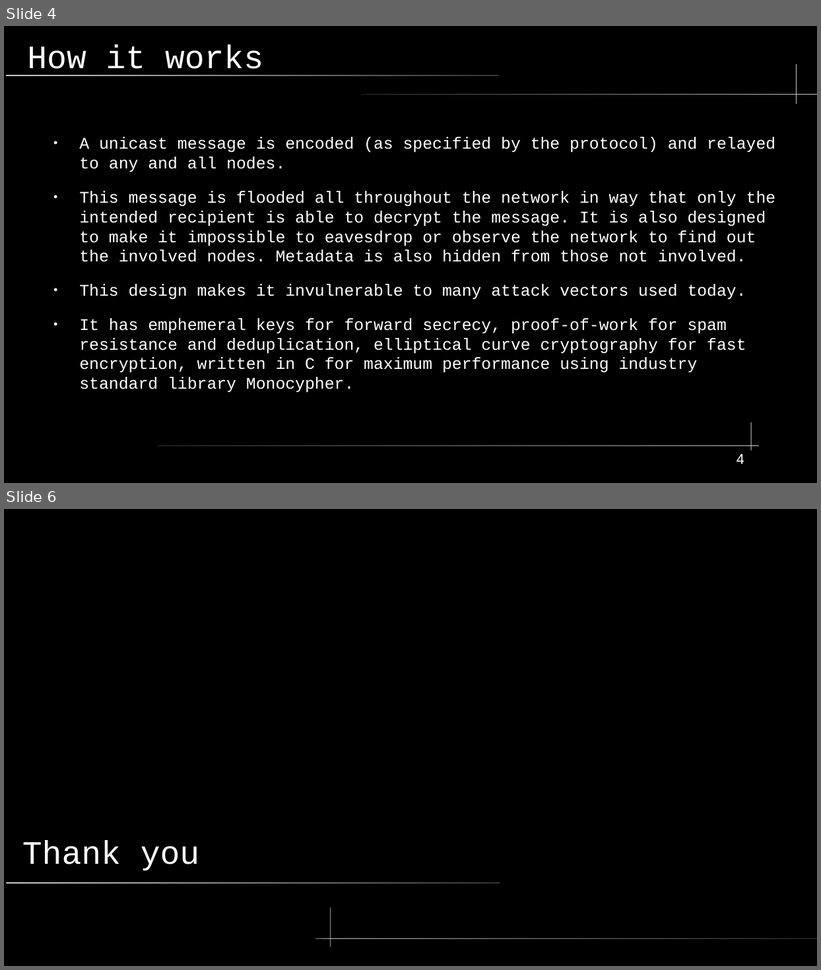
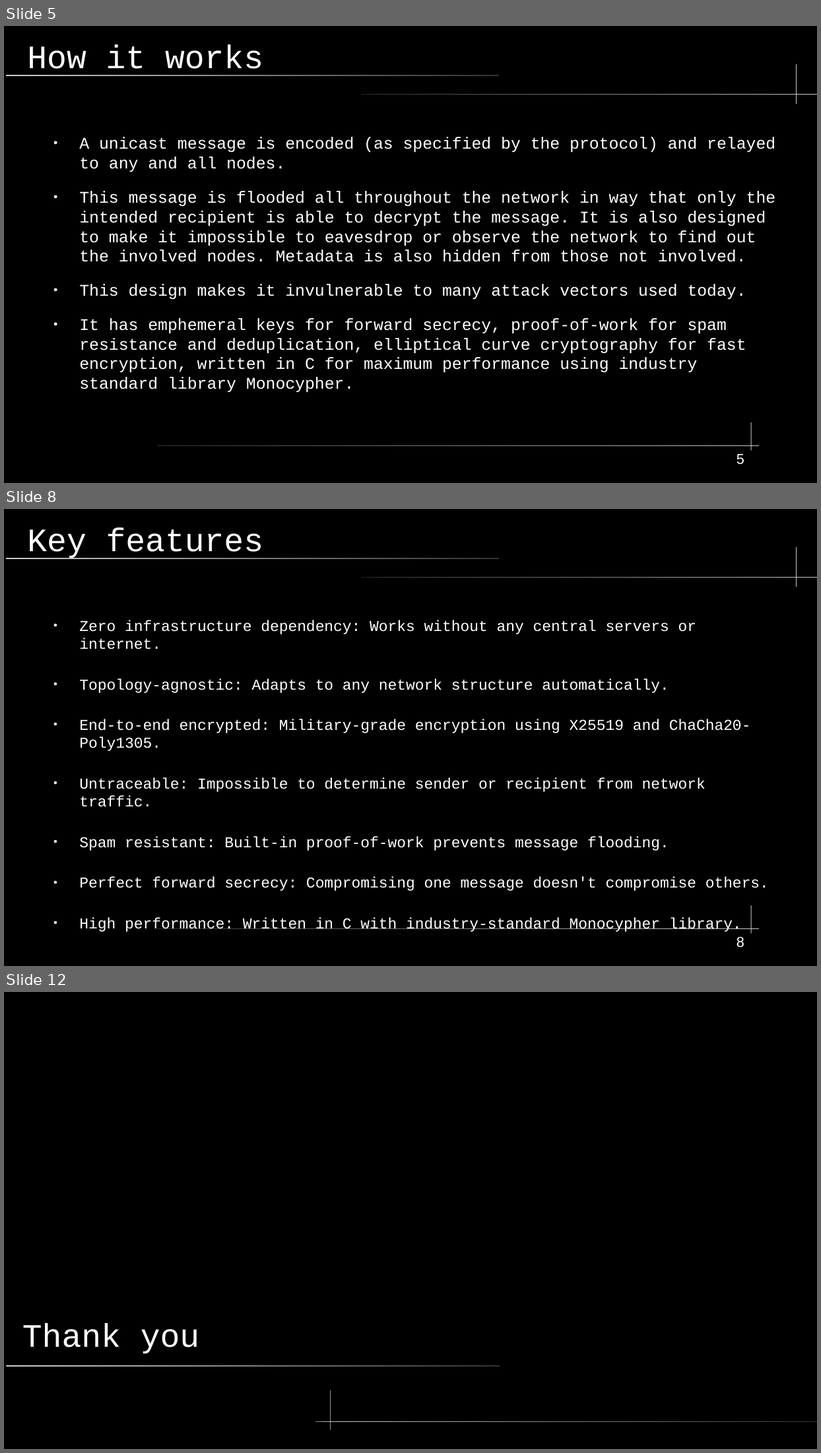
Before and after one commit to shinymonitor/hackyeah, a slide deck: presentation.odp. Shown one above the other, each under a label of ours: slides 4 and 6 before the commit, slides 5, 8 and 12 after it; the slides between them are not shown. The pictures are 821x970 and 821x1453 pixels, drawn with LibreOffice and Linux fonts; fonts in the diff are those of the drawing. Boxes give left, top, right and bottom in pixels: in the first picture for what was removed or moved away, otherwise in the second. Text is boxed around its words. In the diff, an @@ line names an element or a change of style, - is before the commit and + after.

```diff
--- a/presentation.odp
+++ b/presentation.odp
@@ slide 8 added at (x1=4, y1=509, x2=817, y2=966), background #000000; not listed: 5 template elements that a slide beside it also shows @@
@@ title added at (x1=27, y1=527, x2=263, y2=559), 32 pt, text #FFFFFF @@
+Key features
@@ text added at (x1=79, y1=620, x2=769, y2=932), 14.8 pt, text #FFFFFF @@
+● Zero infrastructure dependency: Works without any central servers or internet.
+● Topology-agnostic: Adapts to any network structure automatically.
+● End-to-end encrypted: Military-grade encryption using X25519 and ChaCha20-Poly1305.
+● Untraceable: Impossible to determine sender or recipient from network traffic.
+● Spam resistant: Built-in proof-of-work prevents message flooding.
+● Perfect forward secrecy: Compromising one message doesn't compromise others.
+● High performance: Written in C with industry-standard Monocypher library.
@@ page number added at (x1=737, y1=937, x2=745, y2=948), 14 pt, text #FFFFFF @@
+8
@@ what was slide 4 is now slide 5 @@
@@ page number at (x1=737, y1=454, x2=745, y2=465): text changed @@
-4
+5
@@ what was slide 6 is now slide 12 @@
```
Also in this commit, not shown: 1 slide changed, 5 other slides added, 7 other files.
